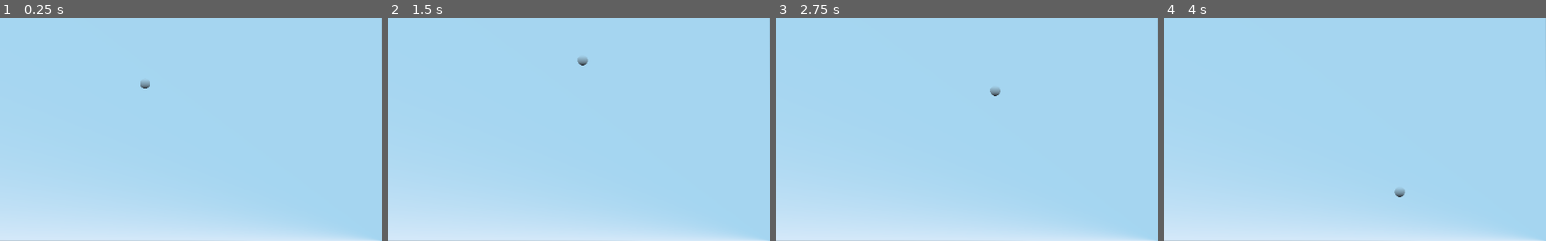
Above: before the commit, frames 1-4 (left to right).
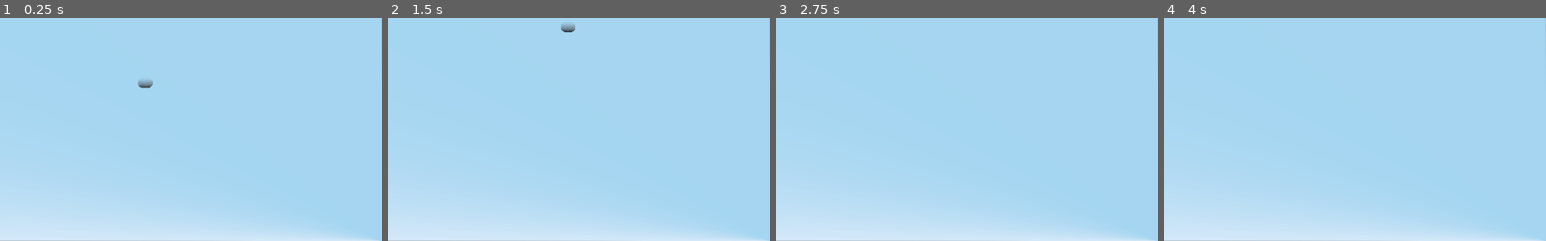
Above: after the commit, the same moments.

Repository: le-cds/untitledgamejam18
Game: Godot game, scene res://scenes/World.tscn
Two runs of this game, one before a commit and one after it. Both use one fixed random seed, a clock stepped at 60 frames per second and the inputs below.
Inputs (mouse positions are % of the whole screen's width and height, from its top left):
- Up to frame 1 (0.25 s): no input
- Up to frame 2 (1.5 s): tap Enter (ui_accept) at 0.5, 0.77 s; move the mouse to (72, 45) at 0.52 s; click (72, 45) at 0.67 s; drag from (30, 55) to (45, 70) at 1.27 s
- Up to frame 3 (2.75 s): move the mouse to (60, 28) at 2.02 s; click (60, 28) at 2.17 s
- Up to frame 4 (4 s): drag from (45, 70) to (20, 35) at 2.77 s; move the mouse to (80, 65) at 3.52 s; click (80, 65) at 3.67 s; tap Enter (ui_accept) at 3.77 s
The pictures show only the part of the screen within x 0-50%, y 0-50%; the shares and areas given below are measured in that part.

The runs differ from the first frame. In frame 1, less than 0.1% of the frame differs, in the area x 36-40%, y 27-32%; in frame 2, 0.2%, in the area x 45-53%, y 2-22%; in frame 3, less than 0.1%; in frame 4, less than 0.1%.

Commit message:
Add plane sprite

Diff:
--- a/glider/scenes/Plane.gd
+++ b/glider/scenes/Plane.gd
@@ -20,19 +20,21 @@
 
 # Called when the node enters the scene tree for the first time.
 func _ready():
-    rotation = Vector3(0.0, 0.0, deg2rad(initial_angle))
+    rotation = Vector3(0.0, 90.0, deg2rad(initial_angle))
     _velocity = initial_velocity
 
 func _physics_process(delta):
-    var _lift_amplitude = 0.5 * lift_coefficient * air_density * _velocity.x * _velocity.x * wing_area
-    var _drag_amplitude = 0.5 * drag_coefficient * air_density * _velocity.x * _velocity.x * wing_area
+    print(_velocity)
+    var _lift_amplitude = 0.5 * lift_coefficient * air_density * _velocity.length_squared() * wing_area
+    var _drag_amplitude = 0.5 * drag_coefficient * air_density * _velocity.length_squared() * wing_area
     var _weight_force = plane_mass * gravity
 
     var _force = Vector3(
-        _lift_amplitude * sin(rotation.x) - _drag_amplitude * cos(rotation.x),
-        _lift_amplitude * cos(rotation.x) + _drag_amplitude * sin(rotation.x) - _weight_force,
+        _lift_amplitude * sin(rotation.z) - _drag_amplitude * cos(rotation.z),
+        _lift_amplitude * cos(rotation.z) + _drag_amplitude * sin(rotation.z) - _weight_force,
         0.0
     )
+    print(_lift_amplitude)
 
     var _acceleration = _force / plane_mass
 
Binary file added: glider/scenes/Plane/Plane.png
Not shown, added: glider/scenes/Plane/Plane.png.import
Not shown, added: aseprite/plane.aseprite
